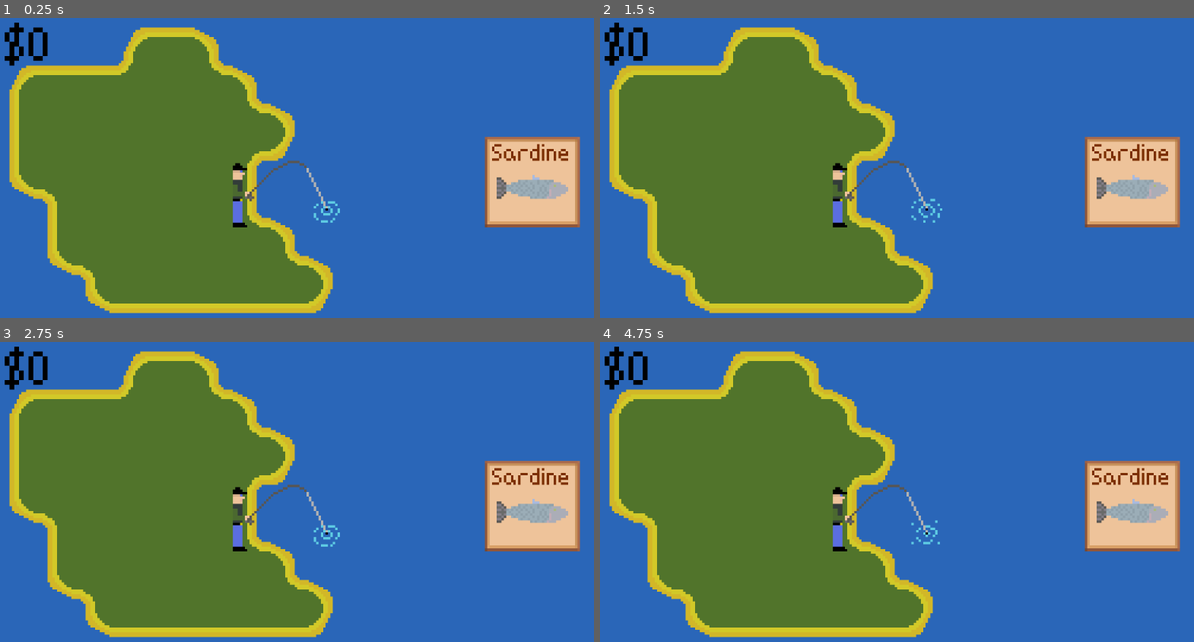
Above: before the commit, frames 1-4 (two rows, left to right).
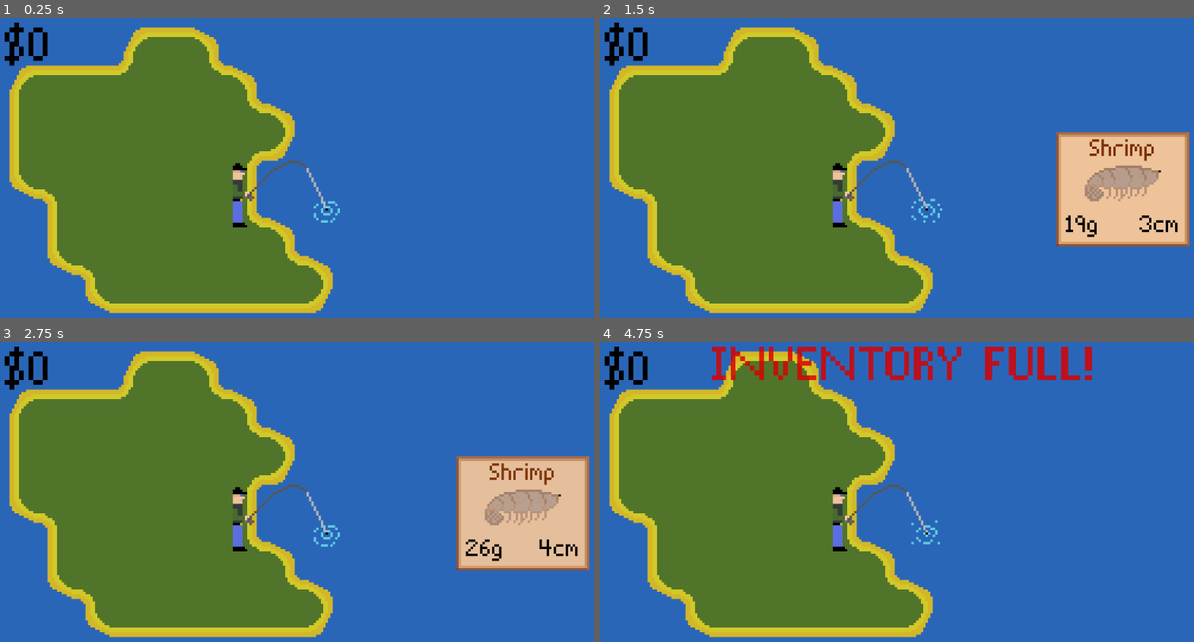
Above: after the commit, the same moments.

Repository: calebjeffries/aquaticus
Game: Godot game, scene res://main.tscn
The game is run twice, just before and just after one commit, with the same random seed, the same clock (stepped at 60 frames per second) and the same inputs.
Inputs:
- Up to frame 1 (0.25 s): no input
- Up to frame 2 (1.5 s): tap Enter at 0.5 s; hold W (up) 0.53-1.28 s; hold E (select) 0.53-1.28 s; tap Space at 1.25 s; hold S (down) from 1.28 s (still down); tap E (select) at 1.35 s
- Up to frame 3 (2.75 s): tap Enter at 2 s; release S (down) at 2.03 s; hold W (up) from 2.03 s (still down); hold E (select) from 2.03 s (still down)
- Up to frame 4 (4.75 s): release E (select) at 2.78 s; tap E (select) at 2.85, 4.35 s; release W (up) at 3.53 s; hold E (select) 3.53-4.28 s; hold S (down) from 3.53 s (still down); tap Space at 4.25 s

The runs differ from the first frame. In frame 1, 4.9% of the frame differs, in the area x 81-98%, y 39-70%; in frame 2, 6.4%; in frame 3, 6.4%; in frame 4, 7.7%, in the area x 18-98%, y 1-70%.

Commit message:
Update fish and their display

Diff:
--- a/data/fish.json
+++ b/data/fish.json
@@ -1,5 +1,14 @@
 {
 	"fish": [
+		{
+			"name": "shrimp",
+			"texture": "res://images/fish/shrimp.png",
+			"weightmin": 0.007,
+			"weightmax": 0.03,
+			"lengthmin": 3,
+			"lengthmax": 10,
+			"quality": 32,
+		},
 		{
 			"name": "sardine",
 			"texture": "res://images/fish/sardine.png",
@@ -8,6 +17,15 @@
 			"lengthmin": 10,
 			"lengthmax": 30,
 			"quality": 15,
+		},
+		{
+			"name": "mackerel",
+			"texture": "res://images/fish/mackerel.png",
+			"weightmin": 0.5,
+			"weightmax": 1.5,
+			"lengthmin": 30,
+			"lengthmax": 50,
+			"quality": 18
 		},
 		{
 			"name": "salmon",
--- a/main.tscn
+++ b/main.tscn
@@ -28,7 +28,6 @@
 [ext_resource type="Texture2D" uid="uid://drxy46wrrc84m" path="res://images/selected-fish-outline.png" id="25_677s2"]
 [ext_resource type="Texture2D" uid="uid://sgvq2d11wpnn" path="res://images/empty.png" id="26_2vomw"]
 [ext_resource type="Texture2D" uid="uid://b4pc5s3fecxsm" path="res://images/fishing-rod.png" id="27_6hp6g"]
-[ext_resource type="Script" path="res://scripts/inventory_full.gd" id="27_qk80k"]
 
 [sub_resource type="TileSetAtlasSource" id="TileSetAtlasSource_lw7ho"]
 texture = ExtResource("1_hsg2t")
@@ -130,6 +129,53 @@
 font_size = 10
 font_color = Color(0.483105, 0.181074, 0, 1)
 
+[sub_resource type="LabelSettings" id="LabelSettings_ju2tu"]
+font = ExtResource("6_8y54k")
+font_size = 10
+font_color = Color(0, 0, 0, 1)
+
+[sub_resource type="LabelSettings" id="LabelSettings_cqpoh"]
+font = ExtResource("6_8y54k")
+font_size = 10
+font_color = Color(0, 0, 0, 1)
+
+[sub_resource type="Animation" id="Animation_4gtvm"]
+resource_name = "fade_out"
+length = 3.0
+tracks/0/type = "value"
+tracks/0/imported = false
+tracks/0/enabled = true
+tracks/0/path = NodePath(".:modulate")
+tracks/0/interp = 1
+tracks/0/loop_wrap = true
+tracks/0/keys = {
+"times": PackedFloat32Array(0, 2, 3),
+"transitions": PackedFloat32Array(1, 1.8025, 1),
+"update": 0,
+"values": [Color(1, 1, 1, 1), Color(1, 1, 1, 1), Color(1, 1, 1, 0)]
+}
+
+[sub_resource type="Animation" id="Animation_yc805"]
+length = 0.001
+tracks/0/type = "value"
+tracks/0/imported = false
+tracks/0/enabled = true
+tracks/0/path = NodePath(".:modulate")
+tracks/0/interp = 1
+tracks/0/loop_wrap = true
+tracks/0/keys = {
+"times": PackedFloat32Array(0),
+"transitions": PackedFloat32Array(1),
+"update": 0,
+"values": [Color(1, 1, 1, 1)]
+}
+
+[sub_resource type="AnimationLibrary" id="AnimationLibrary_qxum8"]
+_data = {
+"RESET": SubResource("Animation_yc805"),
+"fade_out": SubResource("Animation_4gtvm")
+}
+
 [sub_resource type="LabelSettings" id="LabelSettings_kdsb1"]
 font = ExtResource("6_8y54k")
 font_size = 20
@@ -154,6 +200,42 @@
 font = ExtResource("6_8y54k")
 font_size = 20
 font_color = Color(0.85, 0, 0, 1)
+
+[sub_resource type="Animation" id="Animation_tkf5l"]
+resource_name = "fade_out"
+tracks/0/type = "value"
+tracks/0/imported = false
+tracks/0/enabled = true
+tracks/0/path = NodePath(".:modulate")
+tracks/0/interp = 1
+tracks/0/loop_wrap = true
+tracks/0/keys = {
+"times": PackedFloat32Array(0, 1),
+"transitions": PackedFloat32Array(1.8025, 1),
+"update": 0,
+"values": [Color(1, 1, 1, 1), Color(1, 1, 1, 0)]
+}
+
+[sub_resource type="Animation" id="Animation_i72w6"]
+length = 0.001
+tracks/0/type = "value"
+tracks/0/imported = false
+tracks/0/enabled = true
+tracks/0/path = NodePath(".:modulate")
+tracks/0/interp = 1
+tracks/0/loop_wrap = true
+tracks/0/keys = {
+"times": PackedFloat32Array(0),
+"transitions": PackedFloat32Array(1),
+"update": 0,
+"values": [Color(1, 1, 1, 1)]
+}
+
+[sub_resource type="AnimationLibrary" id="AnimationLibrary_nds31"]
+_data = {
+"RESET": SubResource("Animation_i72w6"),
+"fade_out": SubResource("Animation_tkf5l")
+}
 
 [node name="Main" type="Node2D"]
 
@@ -176,32 +258,52 @@
 
 [node name="FishCaught" type="Node2D" parent="Root"]
 position = Vector2(96, 0)
-scale = Vector2(0.25, 0.25)
 
 [node name="NinePatchRect" type="NinePatchRect" parent="Root/FishCaught"]
-offset_left = -80.0
-offset_top = -88.0
-offset_right = -40.0
-offset_bottom = -50.0
-scale = Vector2(4, 4)
+offset_left = -32.0
+offset_top = -24.0
+offset_right = 24.0
+offset_bottom = 24.0
 texture = ExtResource("4_7sesj")
 patch_margin_left = 3
 patch_margin_top = 3
 patch_margin_right = 3
+patch_margin_bottom = 3
 
 [node name="Icon" type="Sprite2D" parent="Root/FishCaught"]
-scale = Vector2(4, 4)
+position = Vector2(-4, -2)
 texture = ExtResource("4_o4usn")
 
 [node name="FishName" type="Label" parent="Root/FishCaught"]
-offset_left = -72.0
-offset_top = -80.0
-offset_right = -36.0
-offset_bottom = -70.0
-scale = Vector2(4, 4)
+offset_left = -22.0
+offset_top = -22.0
+offset_right = 14.0
+offset_bottom = -12.0
 text = "Sardine"
 label_settings = SubResource("LabelSettings_drswp")
 horizontal_alignment = 1
+
+[node name="Weight" type="Label" parent="Root/FishCaught"]
+offset_left = -28.0
+offset_top = 10.0
+offset_right = -4.0
+offset_bottom = 20.0
+text = "10kg"
+label_settings = SubResource("LabelSettings_ju2tu")
+
+[node name="Length" type="Label" parent="Root/FishCaught"]
+offset_left = -4.0
+offset_top = 10.0
+offset_right = 20.0
+offset_bottom = 20.0
+text = "10cm"
+label_settings = SubResource("LabelSettings_cqpoh")
+horizontal_alignment = 2
+
+[node name="AnimationPlayer" type="AnimationPlayer" parent="Root/FishCaught"]
+libraries = {
+"": SubResource("AnimationLibrary_qxum8")
+}
 
 [node name="Money" type="Label" parent="Root"]
 offset_left = -126.0
@@ -256,6 +358,7 @@
 patch_margin_bottom = 3
 
 [node name="Label" type="Label" parent="Root/Store"]
+layout_mode = 0
 offset_left = 18.0
 offset_top = 2.0
 offset_right = 62.0
@@ -269,6 +372,7 @@
 texture = ExtResource("27_6hp6g")
 
 [node name="Level" type="Label" parent="Root/Store"]
+layout_mode = 0
 offset_left = 6.0
 offset_top = 28.0
 offset_right = 74.0
@@ -288,7 +392,6 @@
 horizontal_alignment = 1
 
 [node name="InventoryFull" type="Label" parent="Root"]
-modulate = Color(1, 1, 1, 0)
 offset_left = -96.0
 offset_top = -72.0
 offset_right = 96.0
@@ -296,4 +399,8 @@
 text = "INVENTORY FULL!"
 label_settings = SubResource("LabelSettings_u2cqi")
 horizontal_alignment = 1
-script = ExtResource("27_qk80k")
+
+[node name="AnimationPlayer" type="AnimationPlayer" parent="Root/InventoryFull"]
+libraries = {
+"": SubResource("AnimationLibrary_nds31")
+}
--- a/scripts/inventory_full.gd
+++ /dev/null
@@ -1,5 +0,0 @@
-extends Label
-
-func _process(delta: float) -> void:
-	if modulate.a > 0:
-		modulate.a -= 1000 * delta
--- a/scripts/player.gd
+++ b/scripts/player.gd
@@ -38,6 +38,9 @@
 	var jsonFileText = FileAccess.get_file_as_string(jsonFile)
 	fishinfo = JSON.parse_string(jsonFileText)
 
+	get_node("../InventoryFull").modulate.a = 0
+	fishcaught.modulate.a = 0
+
 func _input(event: InputEvent) -> void:
 	if inventorynode.visible == true:
 		if event.is_action_pressed("down"):
@@ -49,7 +52,7 @@
 				inventorynode.get_node("Selector").position.y -= 20
 				selectedinventoryfish -= 1
 		elif event.is_action_pressed("select") and len(inventory) > 0:
-			money += round(inventory[selectedinventoryfish].weight * inventory[selectedinventoryfish].quality)
+			money += snapped(inventory[selectedinventoryfish].weight * inventory[selectedinventoryfish].quality, 0.01)
 			moneylabel.text = "$" + str(money)
 			inventory.remove_at(selectedinventoryfish)
 			renderinventory()
@@ -60,6 +63,7 @@
 	elif storenode.visible == true:
 		if event.is_action_pressed("select") and rodlevel < len(fishinfo.fish) and money >= getrodprice(rodlevel + 1):
 			money -= getrodprice(rodlevel + 1)
+			money = snapped(money, 0.01)
 			rodlevel += 1
 			renderstore()
 		elif event.is_action_pressed("menu-cycle"):
@@ -79,9 +83,15 @@
 		fishname.text = catch.name.capitalize()
 		var weight = randf_range(catch.weightmin, catch.weightmax)
 		var length = randf_range(catch.lengthmin, catch.lengthmax)
+		if weight >= 1:
+			fishcaught.get_node("Weight").text = str(round(weight)) + "kg"
+		else:
+			fishcaught.get_node("Weight").text = str(round(weight * 1000)) + "g"
+		fishcaught.get_node("Length").text = str(round(length)) + "cm"
 		inventory.append(Fish.new(catch.name, weight, length, catch.quality, catch.texture))
+		fishcaught.get_node("AnimationPlayer").play("fade_out")
 	else:
-		get_node("../InventoryFull").modulate.a = 255
+		get_node("../InventoryFull").get_node("AnimationPlayer").play("fade_out")
 
 func renderinventory():
 	var fishnum = 0
@@ -122,4 +132,4 @@
 			storenode.get_node("Price").label_settings.font_color = Color(1, 0, 0, 1)
 
 func getrodprice(level) -> int:
-	return 10  * (level - 1) ** 4
+	return 10  * (level - 1) ** 2
Binary file removed: images/fish/fish-background-1.ase
Binary file added: images/fish/mackerel.png
Not shown, added: images/fish/mackerel.png.import
Binary file added: images/fish/shrimp.png
Not shown, added: images/fish/shrimp.png.import
Not shown: 1 places in main.tscn that only renumber resources
